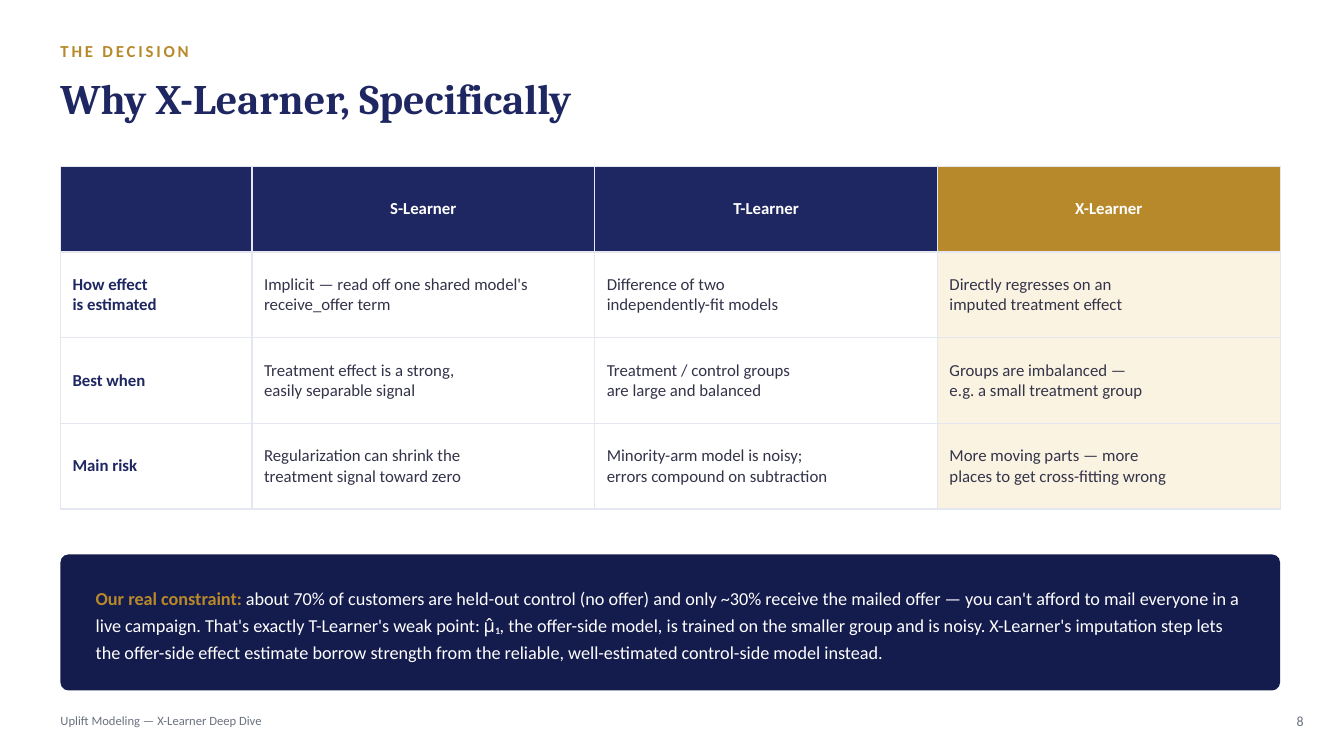
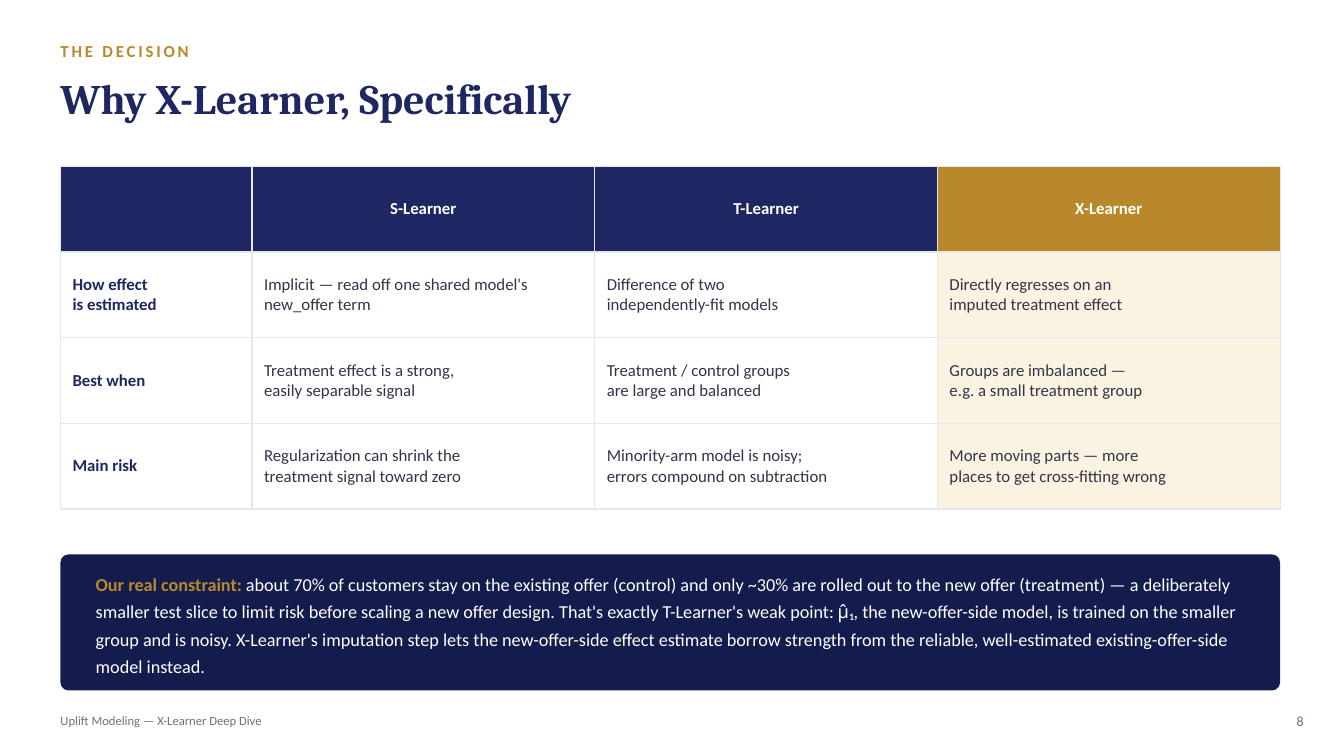
Before and after one commit to crystal1361/uplift-model, a slide deck: slide 8 of uplift_model_deck.pptx. Drawn at 1344x756 pixels with LibreOffice and Linux fonts; fonts in the diff are those of the drawing. Boxes give left, top, right and bottom in pixels: in the first picture for what was removed or moved away, otherwise in the second. Text is boxed around its words. In the diff, an @@ line names an element or a change of style, - is before the commit and + after.

```diff
--- a/uplift_model_deck.pptx
+++ b/uplift_model_deck.pptx
@@ table at [60,166,1280,524] @@
-row 2, column 2: Implicit — read off one shared model's receive_offer term
+row 2, column 2: Implicit — read off one shared model's new_offer term
@@ text at [96,578,1236,673]: text changed @@
-Our real constraint: about 70% of customers are held-out control (no offer) and only ~30% receive the mailed offer — you can't afford to mail everyone in a live campaign. That's exactly T-Learner's weak point: μ̂₁, the offer-side model, is trained on the smaller group and is noisy. X-Learner's imputation step lets the offer-side effect estimate borrow strength from the reliable, well-estimated control-side model instead.
+Our real constraint: about 70% of customers stay on the existing offer (control) and only ~30% are rolled out to the new offer (treatment) — a deliberately smaller test slice to limit risk before scaling a new offer design. That's exactly T-Learner's weak point: μ̂₁, the new-offer-side model, is trained on the smaller group and is noisy. X-Learner's imputation step lets the new-offer-side effect estimate borrow strength from the reliable, well-estimated existing-offer-side model instead.
```
Also in this commit, not shown: 8 other slides changed, 1 other file.
